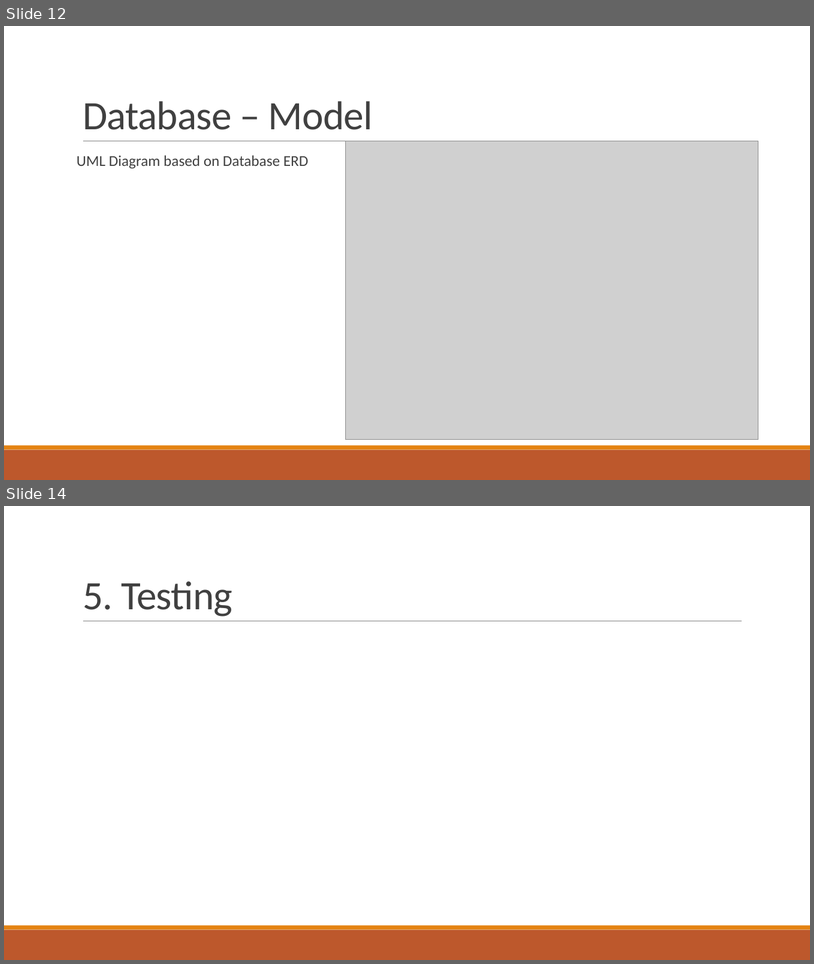
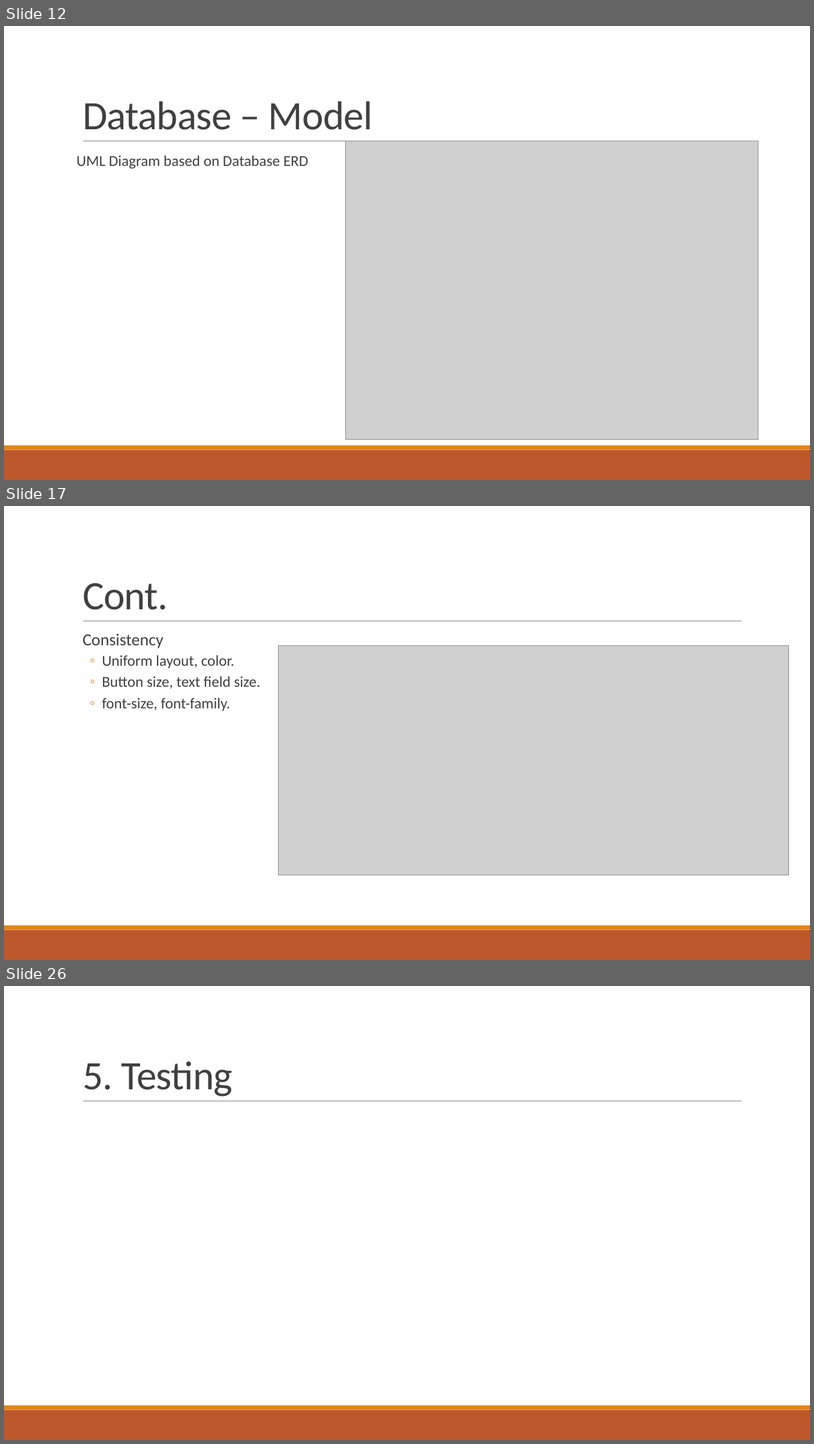
Before and after one commit to kaka-develop/ec-management, a slide deck: documents/Presentation.pptx. Shown one above the other, each under a label of ours: slides 12 and 14 before the commit, slides 12, 17 and 26 after it; the slides between them are not shown. The pictures are 814x964 and 814x1444 pixels, drawn with LibreOffice and Linux fonts; fonts in the diff are those of the drawing; grey boxes stand for pictures. Boxes give left, top, right and bottom in pixels: in the first picture for what was removed or moved away, otherwise in the second. Text is boxed around its words. In the diff, an @@ line names an element or a change of style, - is before the commit and + after.

```diff
--- a/documents/Presentation.pptx
+++ b/documents/Presentation.pptx
@@ slide 17 added at [4,506,810,960], background #FFFFFF; not listed: 3 template elements that a slide beside it also shows @@
@@ title added at [83,583,168,610], 48 pt, text #404040 @@
+Cont.
@@ text added at [83,633,261,711], 18 pt, text #404040 @@
+  Consistency
+  ◦ Uniform layout, color.
+  ◦ Button size, text field size.
+  ◦ font-size, font-family.
@@ picture added at [279,646,790,875] @@
@@ what was slide 14 is now slide 26 @@
```
Also in this commit, not shown: 1 slide changed, 11 other slides added, 1 other file.
